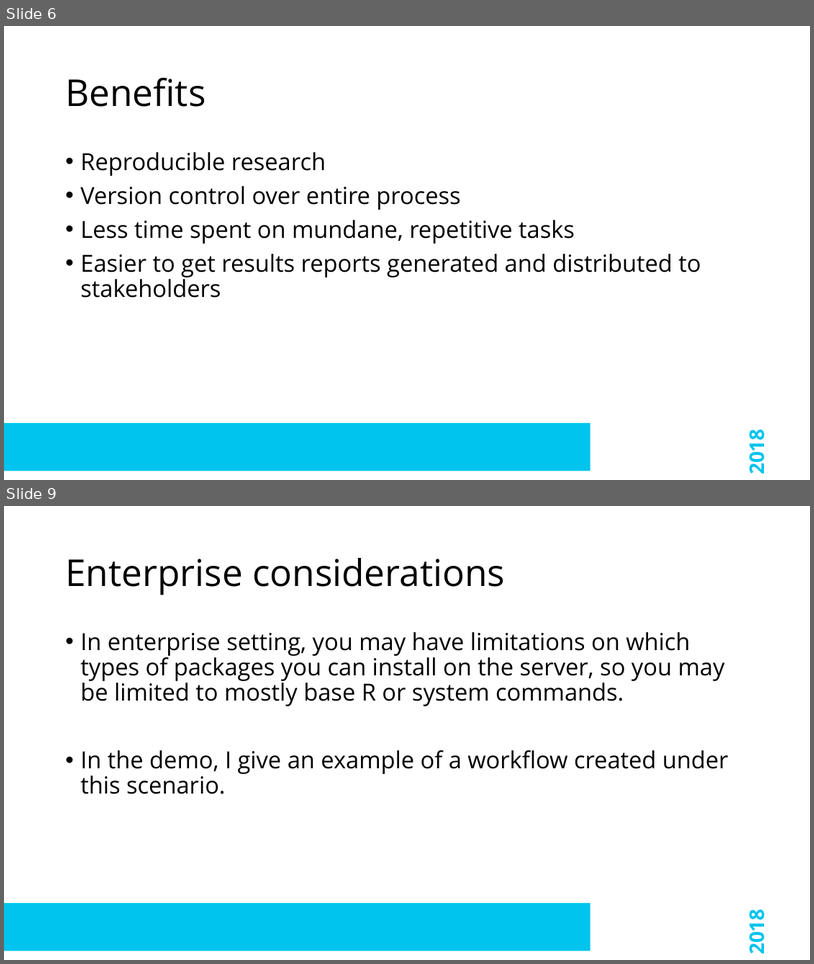
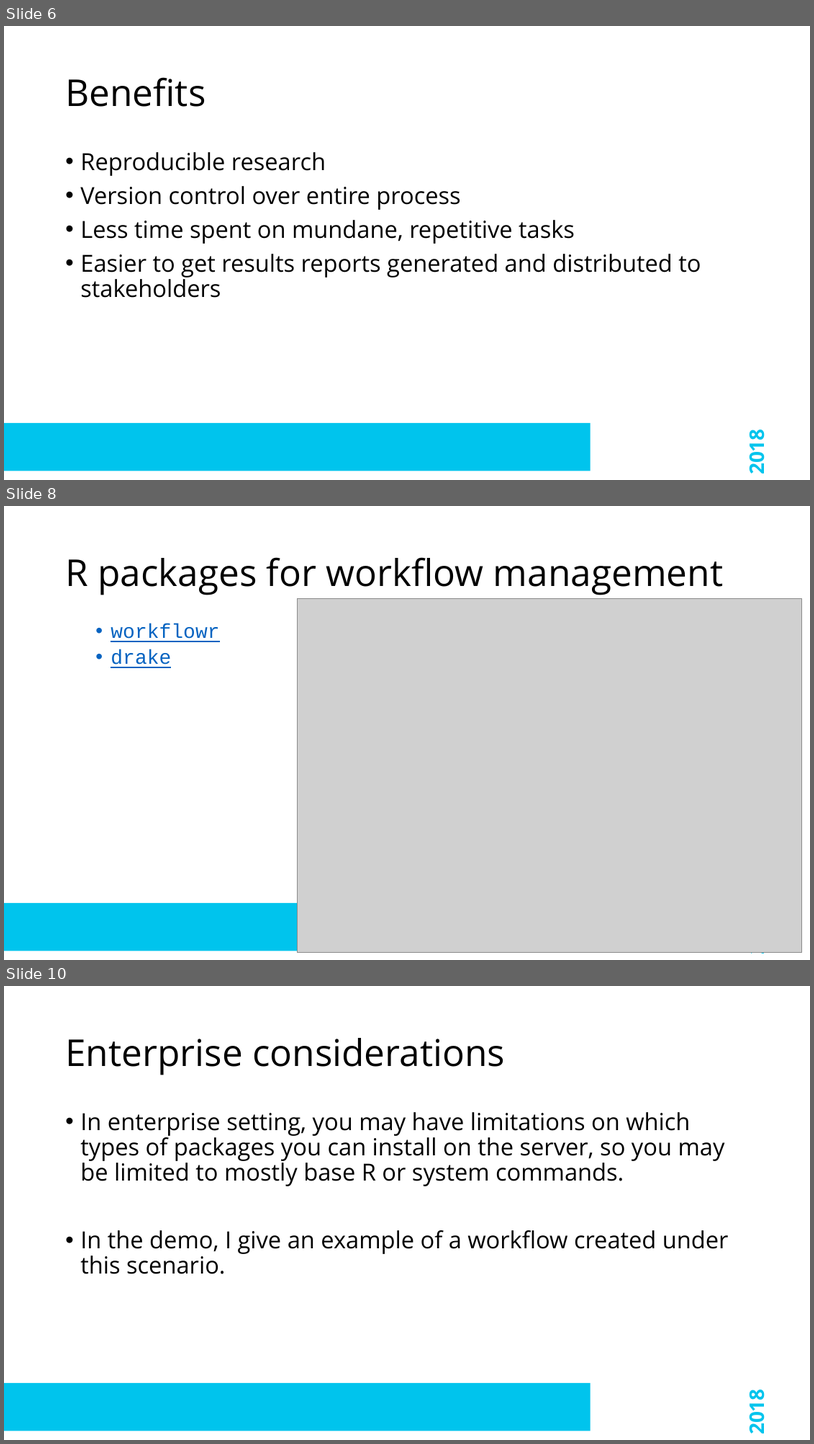
Before and after one commit to sydeaka/workflow-automation, a slide deck: slides/Sydeaka_Watson_EARL_2018_Workflow_Automation.pptx. Shown one above the other, each under a label of ours: slides 6 and 9 before the commit, slides 6, 8 and 10 after it; the slides between them are not shown. The pictures are 814x964 and 814x1444 pixels, drawn with LibreOffice and Linux fonts; fonts in the diff are those of the drawing; grey boxes stand for pictures; background and template pictures are left out. Boxes give left, top, right and bottom in pixels: in the first picture for what was removed or moved away, otherwise in the second. Text is boxed around its words. In the diff, an @@ line names an element or a change of style, - is before the commit and + after.

```diff
--- a/slides/Sydeaka_Watson_EARL_2018_Workflow_Automation.pptx
+++ b/slides/Sydeaka_Watson_EARL_2018_Workflow_Automation.pptx
@@ slide 8 added at <box>4,506,810,960</box>, background #FFFFFF; not listed: 2 template elements that a slide beside it also shows @@
@@ title added at <box>65,557,723,595</box>, 44 pt, text #000000 @@
+R packages for workflow management
@@ picture added at <box>298,599,802,952</box> @@
@@ text added at <box>111,623,219,668</box>, 24 pt, text #0563C1, underline @@
+  • workflowr
+  • drake
@@ what was slide 9 is now slide 10 @@
```
Also in this commit, not shown: 5 slides changed, 34 other files.
